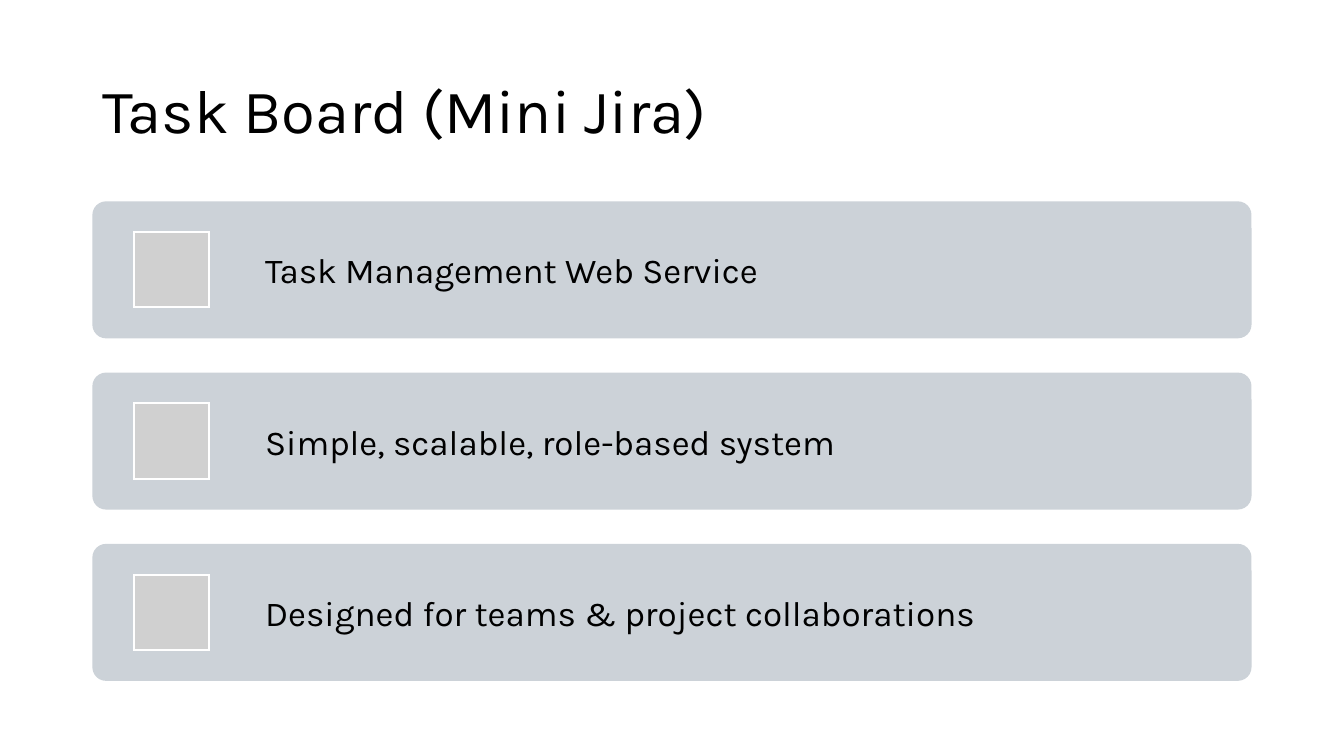
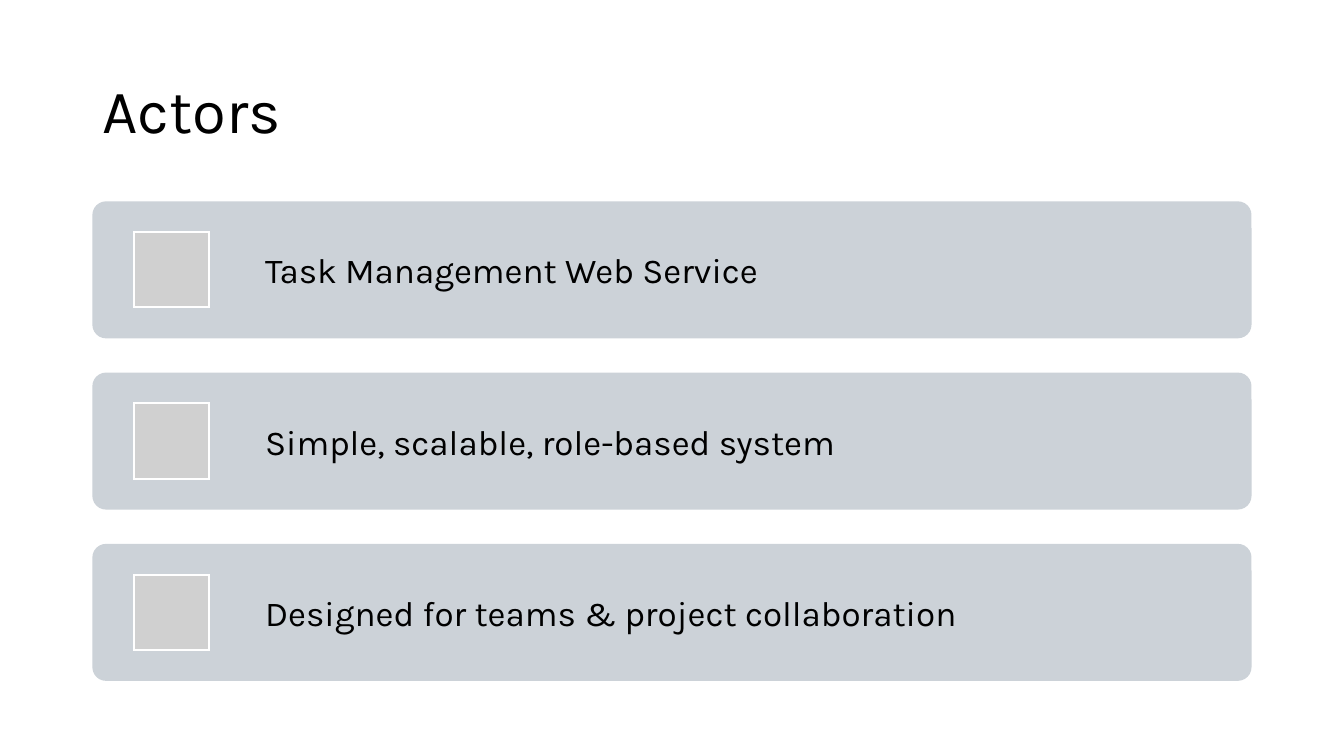
Before and after one commit to Avojvoda01/Mini-Jira---Web-Services-Project, a slide deck: slide 6 of Webservice – Mini Jira.pptx (slide 2 before the commit). Drawn at 1344x756 pixels with LibreOffice and Linux fonts; fonts in the diff are those of the drawing; grey boxes stand for pictures. Boxes give left, top, right and bottom in pixels: in the first picture for what was removed or moved away, otherwise in the second. Text is boxed around its words. In the diff, an @@ line names an element or a change of style, - is before the commit and + after.

Commit message:
mini jira update

```diff
--- a/Webservice – Mini Jira.pptx
+++ b/Webservice – Mini Jira.pptx
@@ title at bbox=[102, 94, 280, 134]: text changed @@
-Task Board (Mini Jira)
+Actors
@@ text at bbox=[265, 602, 956, 635]: text changed @@
-Designed for teams & project collaborations
+Designed for teams & project collaboration
```
Also in this commit, not shown: 7 other slides changed, 4 slides added, 1 slide removed, 1 other file.
